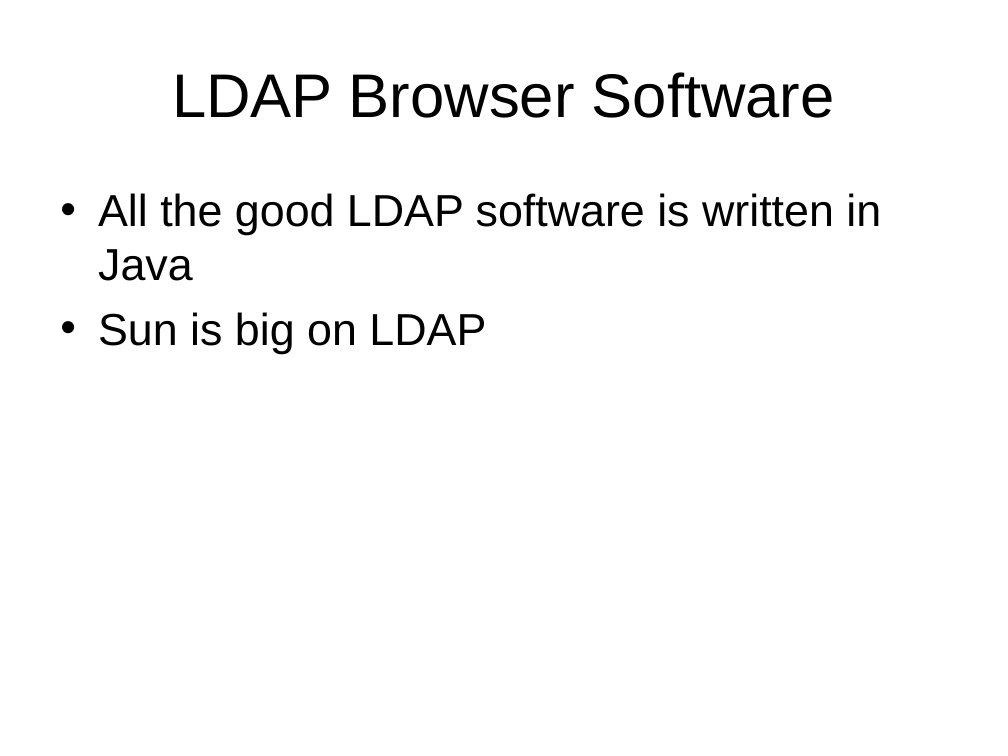
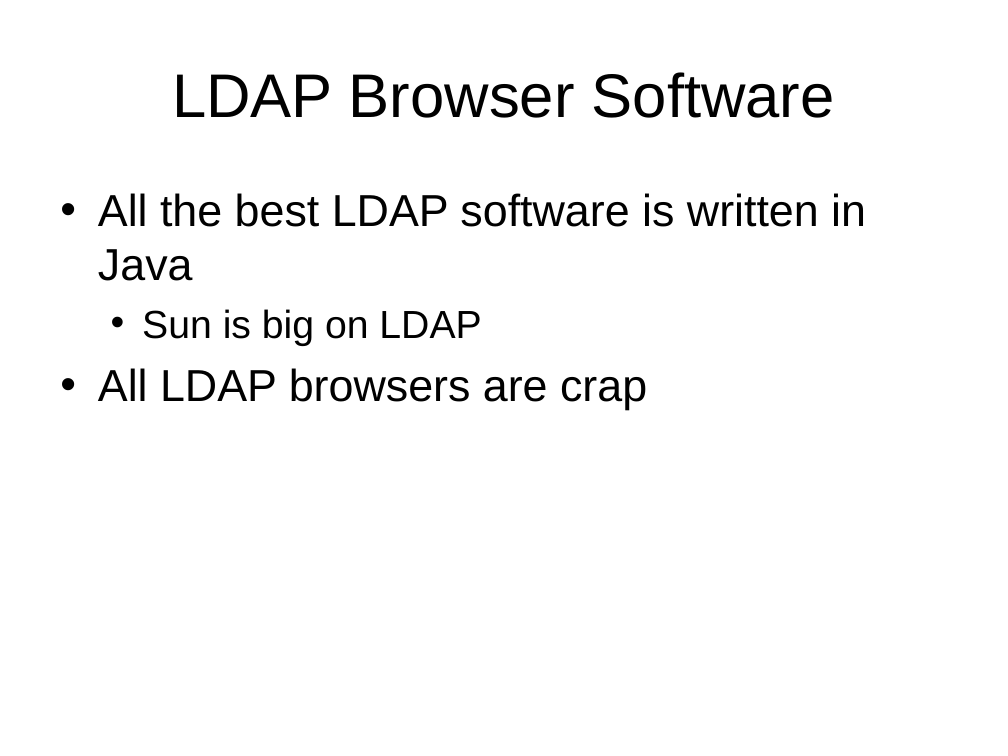
Before and after one commit to LIPHP/LDAP-Talk, a slide deck: slide 11 of Docs/LIPHP-Using LDAP with PHP.ppt (slide 12 before the commit). Drawn at 1008x756 pixels with LibreOffice and Linux fonts; fonts in the diff are those of the drawing. Boxes give left, top, right and bottom in pixels: in the first picture for what was removed or moved away, otherwise in the second. Text is boxed around its words. In the diff, an @@ line names an element or a change of style, - is before the commit and + after.

```diff
--- a/Docs/LIPHP-Using LDAP with PHP.ppt
+++ b/Docs/LIPHP-Using LDAP with PHP.ppt
@@ text at (98, 193, 866, 281): text changed @@
-• All the good LDAP software is written in Java
+• All the best LDAP software is written in Java
@@ text at (142, 309, 481, 346): size 32 to 28 pt in "Sun is big on LDAP"; list level 1 to 2 in "Sun is big on LDAP" @@
@@ text at (98, 368, 647, 410): paragraph added @@
+• All LDAP browsers are crap
```
Also in this commit, not shown: 14 other slides changed, 3 slides added, 2 slides removed.
